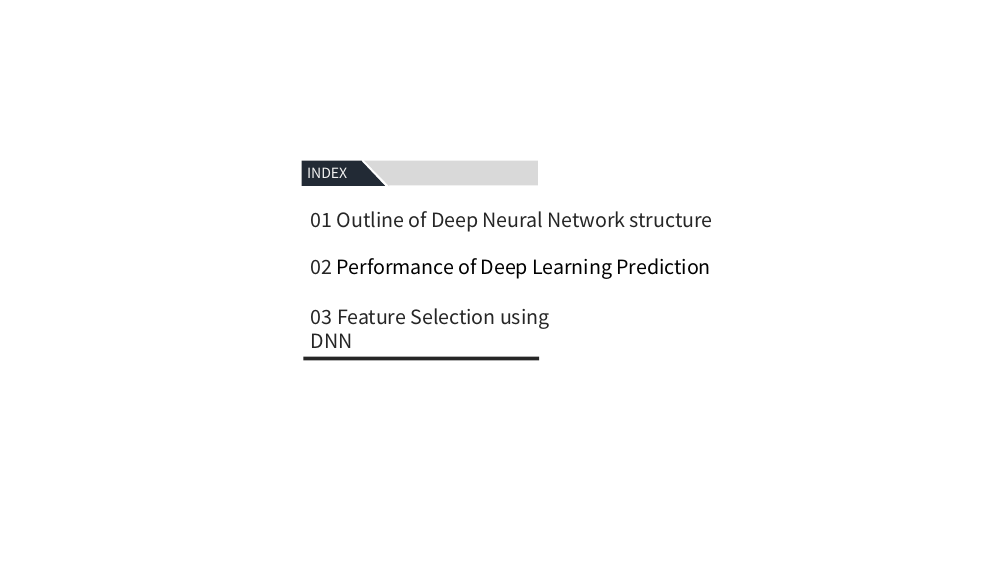
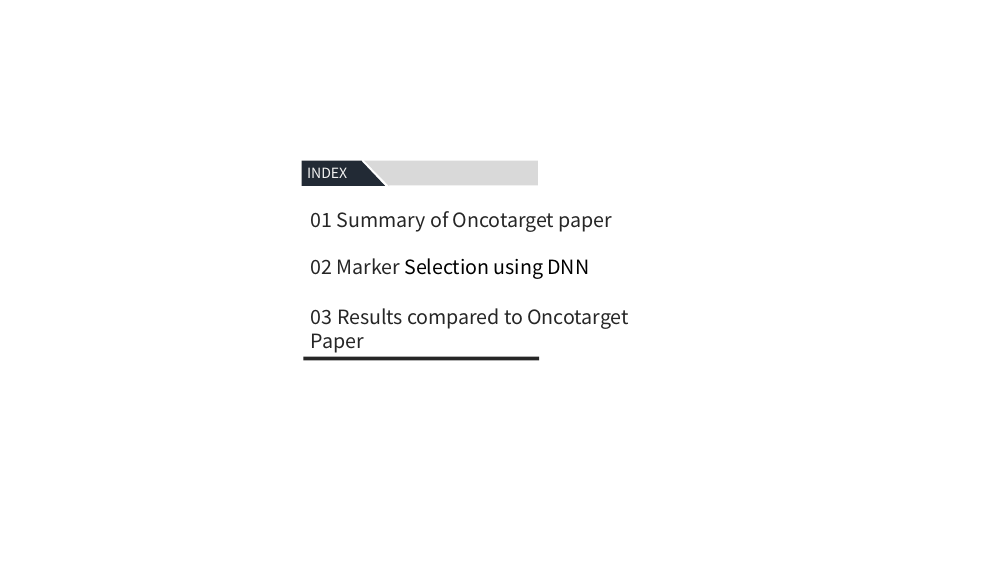
Before and after one commit to JaneeChoi/Biostatistics, a slide deck: slide 2 of MRM/Presentation Slides/MRM_DL_210819.pptx. Drawn at 1008x567 pixels with LibreOffice and Linux fonts; fonts in the diff are those of the drawing. Boxes give left, top, right and bottom in pixels: in the first picture for what was removed or moved away, otherwise in the second. Text is boxed around its words. In the diff, an @@ line names an element or a change of style, - is before the commit and + after.

```diff
--- a/MRM/Presentation Slides/MRM_DL_210819.pptx
+++ b/MRM/Presentation Slides/MRM_DL_210819.pptx
@@ text at (x1=311, y1=211, x2=612, y2=279): text changed @@
-01 Outline of Deep Neural Network structure
-02 Performance of Deep Learning Prediction
+01 Summary of Oncotarget paper
+02 Marker Selection using DNN
@@ text at (x1=311, y1=308, x2=628, y2=353): text changed @@
-03 Feature Selection using DNN
+03 Results compared to Oncotarget Paper
```
Also in this commit, not shown: 9 other slides changed, 5 slides added, 12 slides removed, 7 other files.
